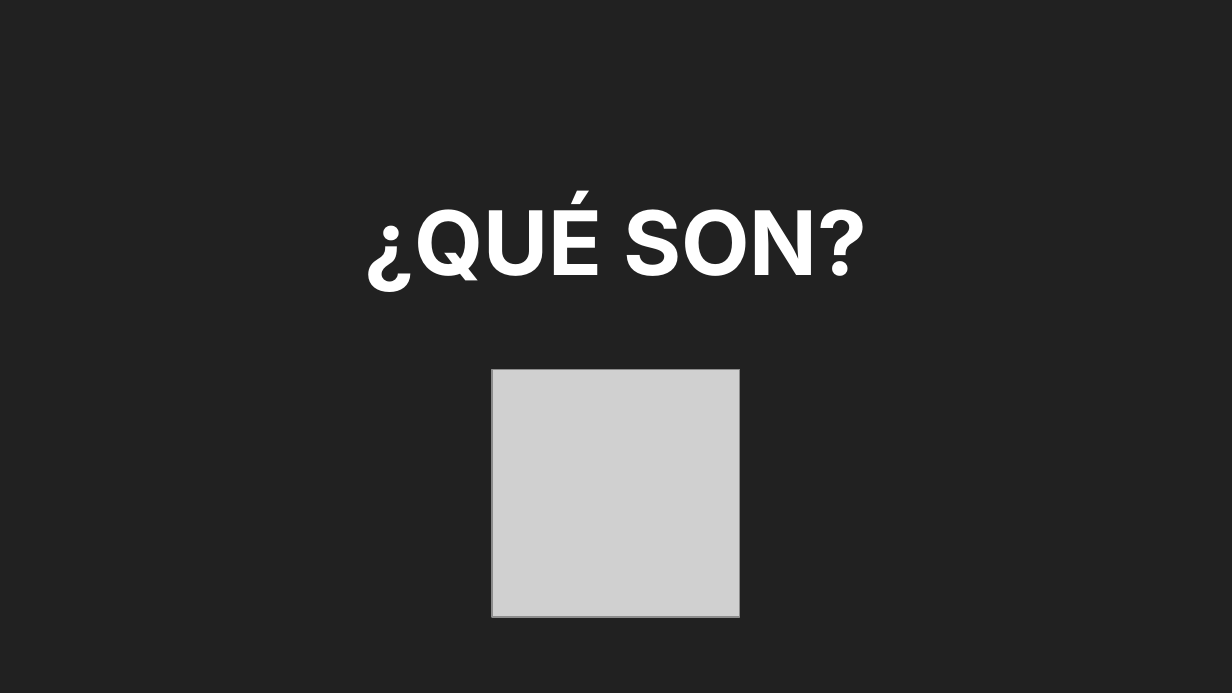
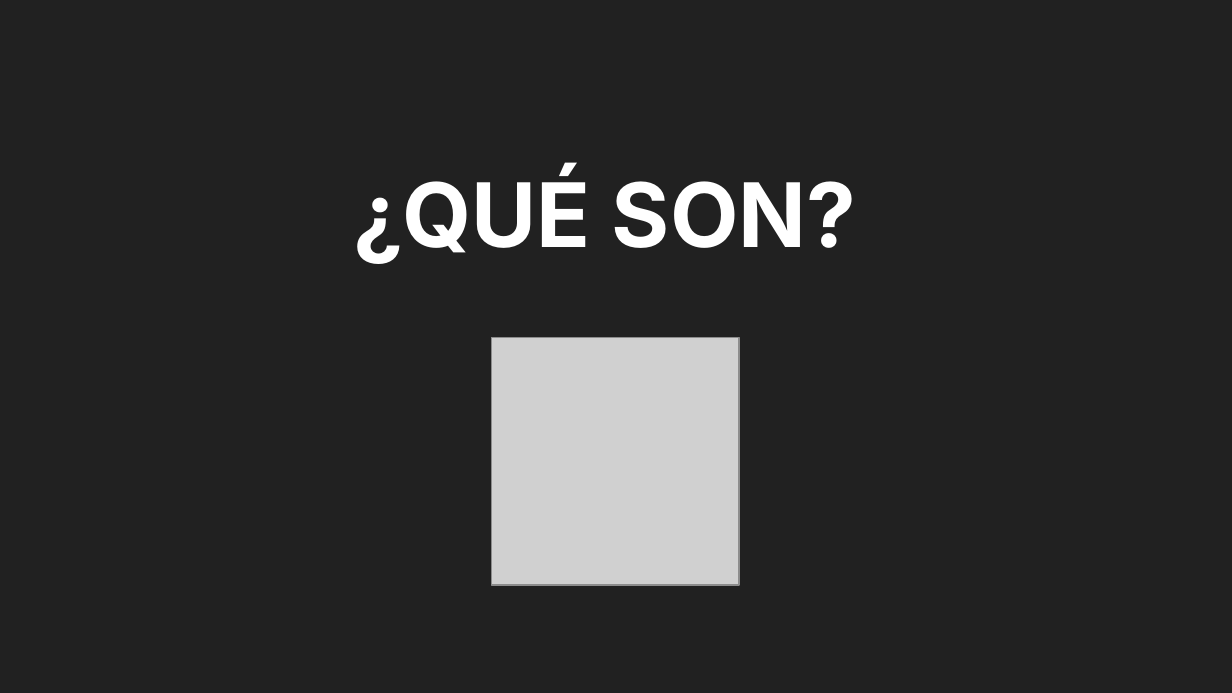
Before and after one commit to VataUTN/Deteccion_de_Figuras_Geometricas, a slide deck: slide 2 of Parcial MI.odp. Drawn at 1232x693 pixels with LibreOffice and Linux fonts; fonts in the diff are those of the drawing; grey boxes stand for pictures. Boxes give left, top, right and bottom in pixels: in the first picture for what was removed or moved away, otherwise in the second. Text is boxed around its words. In the diff, an @@ line names an element or a change of style, - is before the commit and + after.

Commit message:
Sobreescribiendo por error en cuenta.

```diff
--- a/Parcial MI.odp
+++ b/Parcial MI.odp
@@ title "¿QUÉ SON?": place and size @@
-title "¿QUÉ SON?" at (364,199,867,292)
+title "¿QUÉ SON?" at (353,171,856,264)
@@ picture: place and size @@
-picture at (492,370,739,617)
+picture at (492,338,739,585)
```
